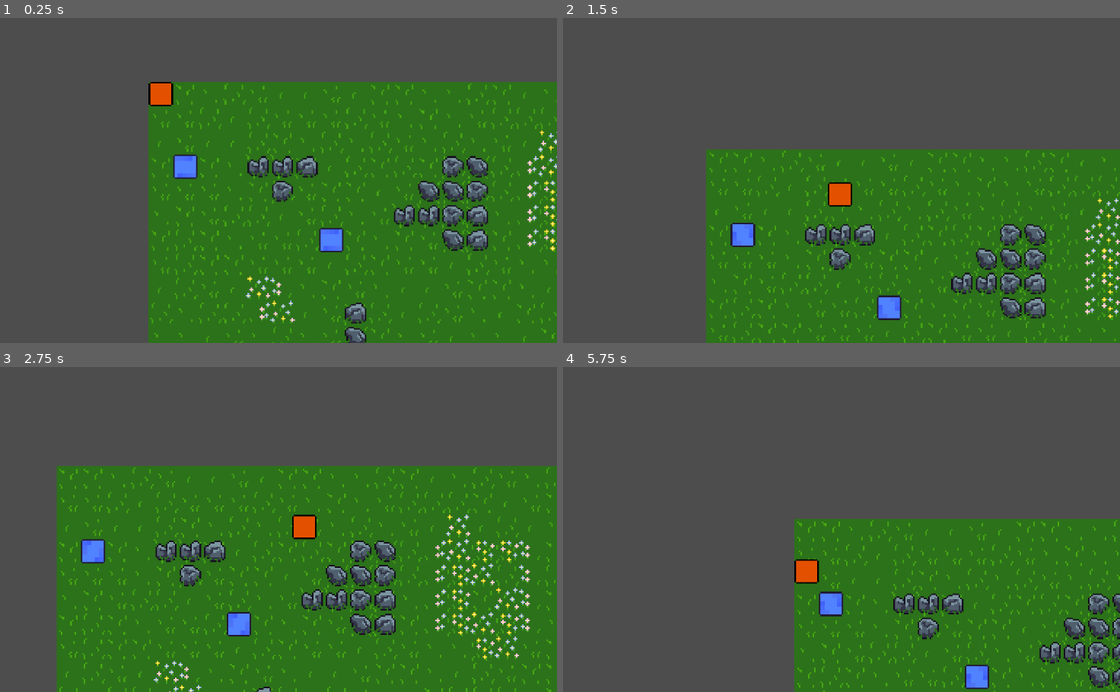
Above: before the commit, frames 1-4 (two rows, left to right).
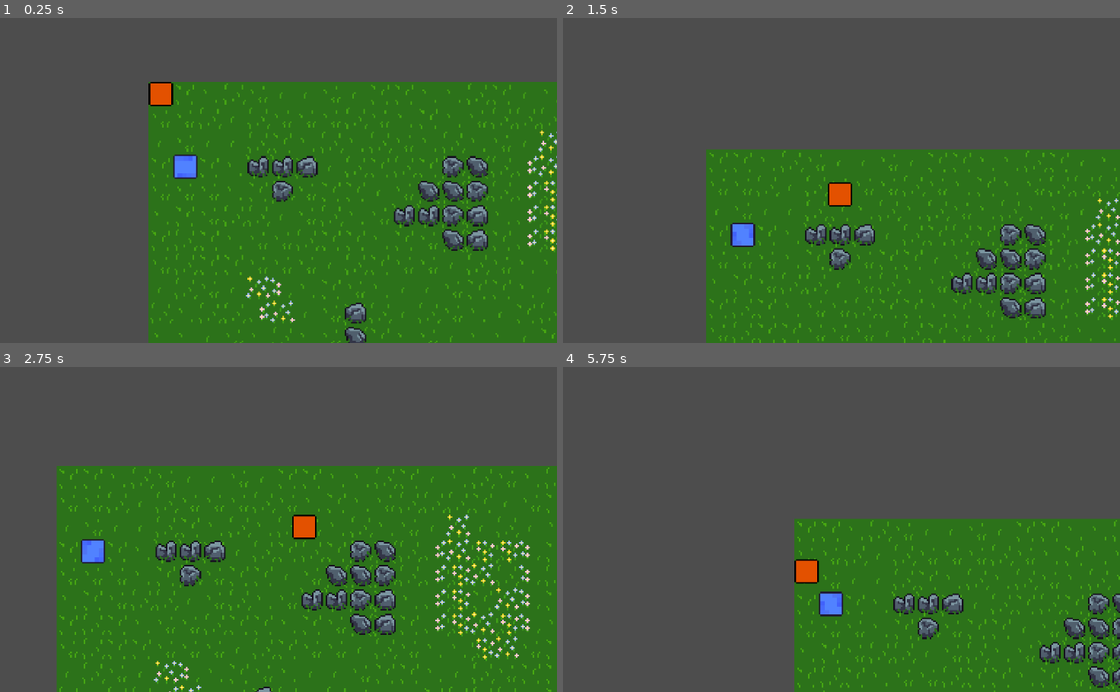
Above: after the commit, the same moments.

Repository: Pingo-11/square-isle
Game: Godot game, scene res://world.tscn
The game is run twice, just before and just after one commit, with the same random seed, the same clock (stepped at 60 frames per second) and the same inputs.
Inputs:
- Up to frame 1 (0.25 s): no input
- Up to frame 2 (1.5 s): hold Right (ui_right) 0.53-1.28 s; hold Down (ui_down) from 1.28 s (still down)
- Up to frame 3 (2.75 s): release Down (ui_down) at 2.03 s; hold Right (ui_right) from 2.03 s (still down)
- Up to frame 4 (5.75 s): release Right (ui_right) at 2.78 s; hold Up (ui_up) 2.78-3.53 s; hold Left (ui_left) 3.53-5.03 s; hold Down (ui_down) from 5.03 s (still down)

The runs differ from the first frame. In frame 1, 0.3% of the frame differs, in the area x 57-62%, y 64-73%; in frame 2, 0.3%, in the area x 56-61%, y 85-93%; in frame 3, 0.3%; in frame 4, 0.3%.

Commit message:
Add interactable system
- Enable player interaction with interactables
- Signal from move to identify when moved to a new cell
- Made global variables
- Placeholder particle effect when player interacts

Diff:
--- /dev/null
+++ b/Entities/Interactables/Level Boxes/level_box.gd
@@ -0,0 +1,7 @@
+extends Interactable
+
+@export
+var particles: GPUParticles2D
+
+func interact(character: CharacterBody2D):
+	particles.restart()
--- a/Entities/Interactables/Level Boxes/level_box.tscn
+++ b/Entities/Interactables/Level Boxes/level_box.tscn
@@ -1,5 +1,6 @@
-[gd_scene load_steps=11 format=3 uid="uid://b5hisrbnjxff0"]
+[gd_scene load_steps=13 format=3 uid="uid://b5hisrbnjxff0"]
 
+[ext_resource type="Script" uid="uid://b3ak8auey37vr" path="res://Entities/Interactables/Level Boxes/level_box.gd" id="1_15iht"]
 [ext_resource type="Texture2D" uid="uid://b2unc2idoa1cg" path="res://Entities/Interactables/Level Boxes/Level Box-Sheet.png" id="1_h511d"]
 
 [sub_resource type="AtlasTexture" id="AtlasTexture_15iht"]
@@ -66,9 +67,32 @@
 "speed": 15.0
 }]
 
-[node name="Level Box" type="Node2D"]
+[sub_resource type="ParticleProcessMaterial" id="ParticleProcessMaterial_15iht"]
+particle_flag_disable_z = true
+angle_min = -45.0
+angle_max = 45.0
+initial_velocity_min = 61.54
+initial_velocity_max = 101.06
+gravity = Vector3(0, 98, 0)
+color = Color(0.739291, 0.822719, 1, 1)
+turbulence_enabled = true
+turbulence_noise_strength = 0.0
+turbulence_noise_scale = 4.73
+
+[node name="Level Box" type="Node2D" node_paths=PackedStringArray("particles") groups=["Interactable"]]
+script = ExtResource("1_15iht")
+particles = NodePath("test_particles")
 
 [node name="AnimatedSprite2D" type="AnimatedSprite2D" parent="."]
 sprite_frames = SubResource("SpriteFrames_q6cst")
 autoplay = "default"
 frame_progress = 0.193608
+
+[node name="test_particles" type="GPUParticles2D" parent="."]
+rotation = -1.5708
+emitting = false
+amount = 20
+lifetime = 1.92
+one_shot = true
+preprocess = 0.99
+process_material = SubResource("ParticleProcessMaterial_15iht")
--- a/Entities/Player/Player.tscn
+++ b/Entities/Player/Player.tscn
@@ -6,6 +6,7 @@
 [ext_resource type="Script" uid="uid://b3a3x5rl4jr3a" path="res://Entities/Player/States/Idle/idle.gd" id="4_1des2"]
 [ext_resource type="Script" uid="uid://c47uk8dspbntr" path="res://Entities/Player/States/Move/move.gd" id="5_an6q6"]
 [ext_resource type="Script" uid="uid://bifst15uw1vql" path="res://Entities/Player/player_move_component.gd" id="6_t38ms"]
+[ext_resource type="Script" uid="uid://s1mxgmcvbvu" path="res://Entities/Player/interaction_component.gd" id="7_hj1c0"]
 
 [sub_resource type="RectangleShape2D" id="RectangleShape2D_xhfnw"]
 size = Vector2(14, 14)
@@ -34,3 +35,9 @@
 
 [node name="player_move_component" type="Node" parent="."]
 script = ExtResource("6_t38ms")
+
+[node name="interaction_component" type="Node" parent="."]
+script = ExtResource("7_hj1c0")
+group_name = "Interactable"
+
+[connection signal="reached_new_cell" from="state_machine/move" to="interaction_component" method="_on_move_reached_new_cell"]
--- a/Entities/Player/States/Move/move.gd
+++ b/Entities/Player/States/Move/move.gd
@@ -1,4 +1,7 @@
 extends PlayState
+
+## When the player reaches a new cell (duh)
+signal reached_new_cell
 
 @export
 var idle_state: PlayState
@@ -24,9 +27,8 @@
 	var dir = Vector2.ZERO
 	var target_pos : Vector2
 	var target_cell : Vector2
+
 	# Input to direction mapping
-	# TODO stop priority (currently right, left, up, down)
-
 	dir = move_component.get_movement_input()
 
 	#Handle if object is in the way
@@ -58,3 +60,4 @@
 
 func on_tween_finish() -> void:
 	move_finish = true
+	reached_new_cell.emit()
--- /dev/null
+++ b/Entities/Player/interaction_component.gd
@@ -0,0 +1,37 @@
+extends Node
+
+@export
+var group_name: String
+
+var parent_position: Vector2
+var parent: CharacterBody2D
+
+const GRID_SIZE = GlobalVariables.GRID_SIZE
+
+func _ready() -> void:
+	parent = get_parent()
+
+#func _process(delta: float) -> void:
+	#parent_position = parent.global_position.snapped(Vector2(GRID_SIZE, GRID_SIZE))
+	#var interactable_nodes = get_overlapped_nodes()
+	#if interactable_nodes.size() > 0:
+		#for interactable in interactable_nodes:
+			#interactable.interact(parent)
+
+
+# Finds all Interactable nodes
+func get_overlapped_nodes() -> Array:
+	var nodes = []
+	for node in get_tree().get_nodes_in_group(group_name):
+		if node.global_position.snapped(Vector2(GRID_SIZE, GRID_SIZE)) == parent_position:
+			print("appended interactable")
+			nodes.append(node)
+	return nodes
+
+
+func _on_move_reached_new_cell() -> void:
+	parent_position = parent.global_position.snapped(Vector2(GRID_SIZE, GRID_SIZE))
+	var interactable_nodes = get_overlapped_nodes()
+	if interactable_nodes.size() > 0:
+		for interactable in interactable_nodes:
+			interactable.interact(parent)
--- /dev/null
+++ b/Scripts/Global/global_variables.gd
@@ -0,0 +1,3 @@
+extends Node
+
+const GRID_SIZE = 16
--- /dev/null
+++ b/Scripts/Interactable interface/interactable_interface.gd
@@ -0,0 +1,24 @@
+class_name Interactable
+extends Node
+
+# Differentiate between on touch interaction and prompted interaction
+enum InteractionType { AUTO, PROMPT }
+
+@export
+var prompt_area: int = 16
+
+var enabled: bool
+var interaction_type: InteractionType = InteractionType.AUTO
+
+## Called when player interacts
+func interact(character: CharacterBody2D):
+	if not enabled:
+		return
+
+## Disables interactable
+func disable():
+	enabled = false
+
+## Enables interactable
+func enable():
+	enabled = true
--- a/project.godot
+++ b/project.godot
@@ -15,6 +15,10 @@
 config/features=PackedStringArray("4.4", "Forward Plus")
 config/icon="res://icon.svg"
 
+[autoload]
+
+GlobalVariables="*res://Scripts/Global/global_variables.gd"
+
 [display]
 
 window/size/viewport_width=320
@@ -31,6 +35,10 @@
 "res://Entities/Player/States/": "red"
 }
 
+[global_group]
+
+Interactable="Things that can be interacted with"
+
 [rendering]
 
 textures/canvas_textures/default_texture_filter=0
--- a/world.tscn
+++ b/world.tscn
@@ -48,7 +48,7 @@
 tile_set = SubResource("TileSet_ioo17")
 
 [node name="spawner" parent="Terrain" instance=ExtResource("4_pkg7o")]
-num_of_spawn_points = 2
+num_of_spawn_points = 1
 spawn_node = ExtResource("5_pkg7o")
 
 [node name="level box point 1" type="Marker2D" parent="Terrain/spawner"]
Binary file changed: Assets/GrassLands.aseprite
Not shown, added: Entities/Interactables/Level Boxes/level_box.gd.uid
Not shown: 1 places in Entities/Player/Player.tscn that only renumber resources
Not shown, added: Entities/Player/interaction_component.gd.uid
Not shown, added: Scripts/Global/global_variables.gd.uid
Not shown, added: Scripts/Interactable interface/interactable_interface.gd.uid
